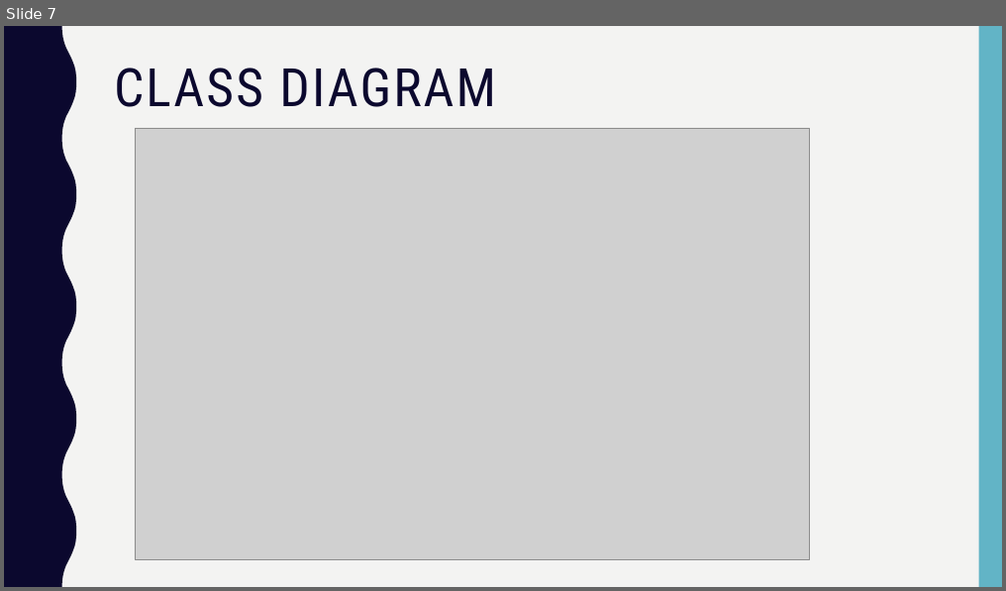
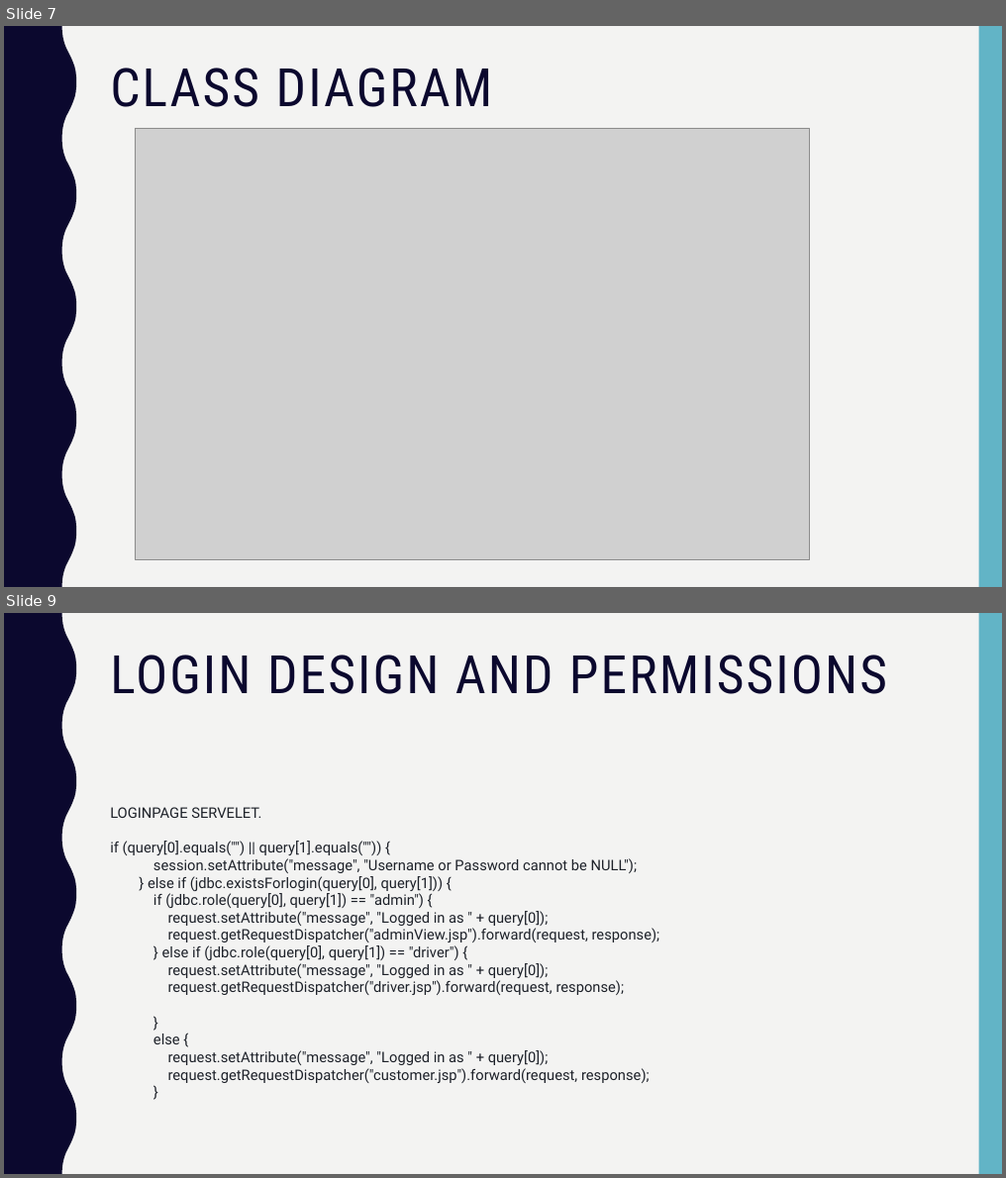
Before and after one commit to george98788/Enterprise-systems-development, a slide deck: Group 10 Sprint_1.pptx. Shown one above the other, each under a label of ours: slide 7 before the commit, slides 7 and 9 after it; the slides between them are not shown. The pictures are 1006x591 and 1006x1178 pixels, drawn with LibreOffice and Linux fonts; fonts in the diff are those of the drawing; grey boxes stand for pictures. Boxes give left, top, right and bottom in pixels: in the first picture for what was removed or moved away, otherwise in the second. Text is boxed around its words. In the diff, an @@ line names an element or a change of style, - is before the commit and + after.

```diff
--- a/Group 10 Sprint_1.pptx
+++ b/Group 10 Sprint_1.pptx
@@ slide 9 added at [4,613,1002,1174], background #F3F3F2; not listed: 2 template elements that a slide beside it also shows @@
@@ title added at [110,655,887,694], 51 pt, text #0B082E @@
+LOGIN DESIGN AND PERMISSIONS
@@ text added at [110,807,660,1083], 14 pt, text #1D2129 @@
+LOGINPAGE SERVELET.
+if (query[0].equals("") || query[1].equals("")) {
+session.setAttribute("message", "Username or Password cannot be NULL");
+} else if (jdbc.existsForlogin(query[0], query[1])) {
+if (jdbc.role(query[0], query[1]) == "admin") {
+request.setAttribute("message", "Logged in as " + query[0]);
+request.getRequestDispatcher("adminView.jsp").forward(request, response);
+} else if (jdbc.role(query[0], query[1]) == "driver") {
+request.setAttribute("message", "Logged in as " + query[0]);
+request.getRequestDispatcher("driver.jsp").forward(request, response);
+}
+else {
+request.setAttribute("message", "Logged in as " + query[0]);
+request.getRequestDispatcher("customer.jsp").forward(request, response);
+}
@@ slide 7 changed as well @@
@@ title "CLASS DIAGRAM": place and size @@
-title "CLASS DIAGRAM" at [114,68,496,107]
+title "CLASS DIAGRAM" at [110,68,493,107]
```
Also in this commit, not shown: 6 other slides changed, 4 other slides added, 3 slides removed.
